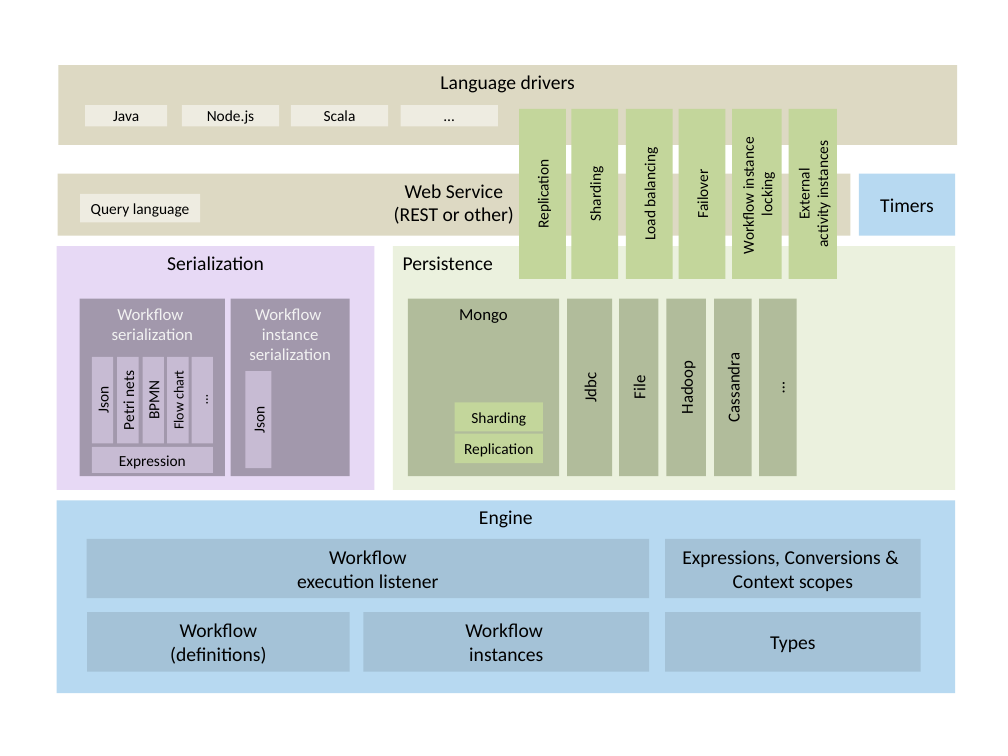
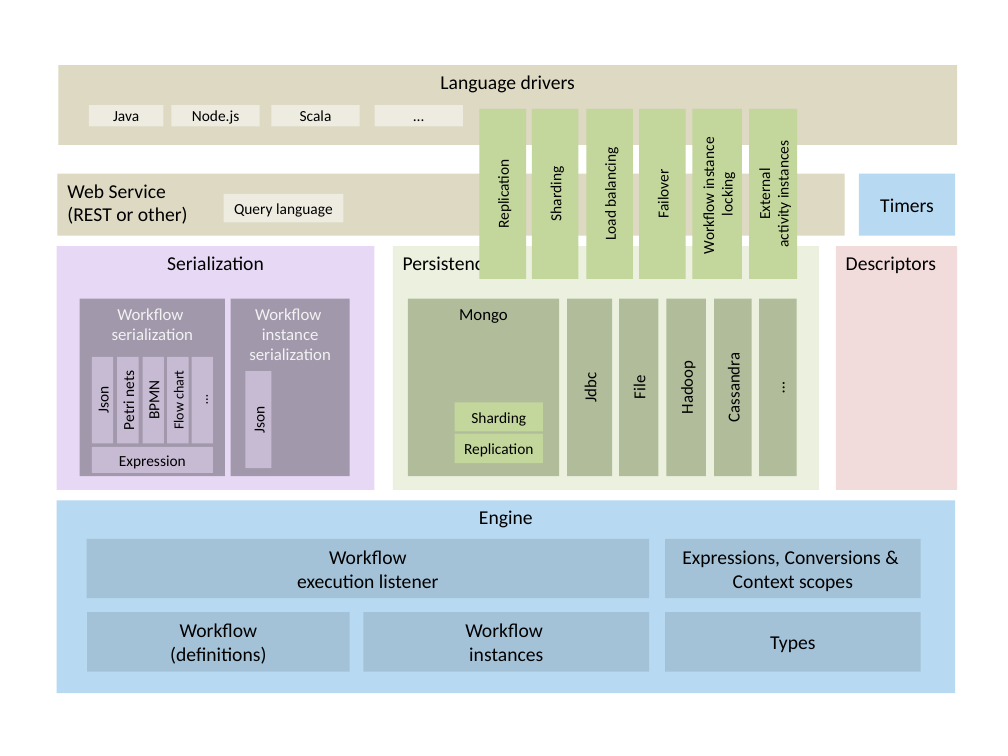
Before and after one commit to tombaeyens/pwe, a slide deck: slide 1 of java-ch03/src/docs/Architecture.pptx. Drawn at 1008x756 pixels with LibreOffice and Linux fonts; fonts in the diff are those of the drawing. Boxes give left, top, right and bottom in pixels: in the first picture for what was removed or moved away, otherwise in the second. Text is boxed around its words. In the diff, an @@ line names an element or a change of style, - is before the commit and + after.

```diff
--- a/java-ch03/src/docs/Architecture.pptx
+++ b/java-ch03/src/docs/Architecture.pptx
@@ rectangle "Java": place and size @@
-rectangle "Java" at (85, 105, 166, 126)
+rectangle "Java" at (89, 105, 163, 126)
@@ rectangle "Node.js": place and size @@
-rectangle "Node.js" at (182, 105, 279, 126)
+rectangle "Node.js" at (171, 105, 260, 126)
@@ rectangle "Scala": place and size @@
-rectangle "Scala" at (291, 105, 388, 126)
+rectangle "Scala" at (271, 105, 360, 126)
@@ rectangle "…": place and size @@
-rectangle "…" at (401, 105, 498, 126)
+rectangle "…" at (375, 105, 464, 126)
@@ 6 rectangles: place and size @@
-6 rectangles at (519, 109, 837, 279)
+6 rectangles at (480, 109, 797, 279)
@@ rectangle "Web Service": place and size @@
-rectangle "Web Service" at (57, 173, 850, 236)
+rectangle "Web Service" at (57, 173, 845, 236)
@@ rectangle "Web Service" at (57, 173, 845, 236): alignment centre to left @@
@@ rectangle "Query language": place and size @@
-rectangle "Query language" at (81, 194, 201, 222)
+rectangle "Query language" at (224, 194, 344, 222)
@@ rectangle "Persistence": place and size @@
-rectangle "Persistence" at (393, 246, 956, 490)
+rectangle "Persistence" at (393, 246, 820, 490)
@@ rectangle added at (836, 246, 957, 490), fill #F2DCDB, 14 pt, text #000000 @@
+Descriptors
```
Also in this commit, not shown: 32 other files.
